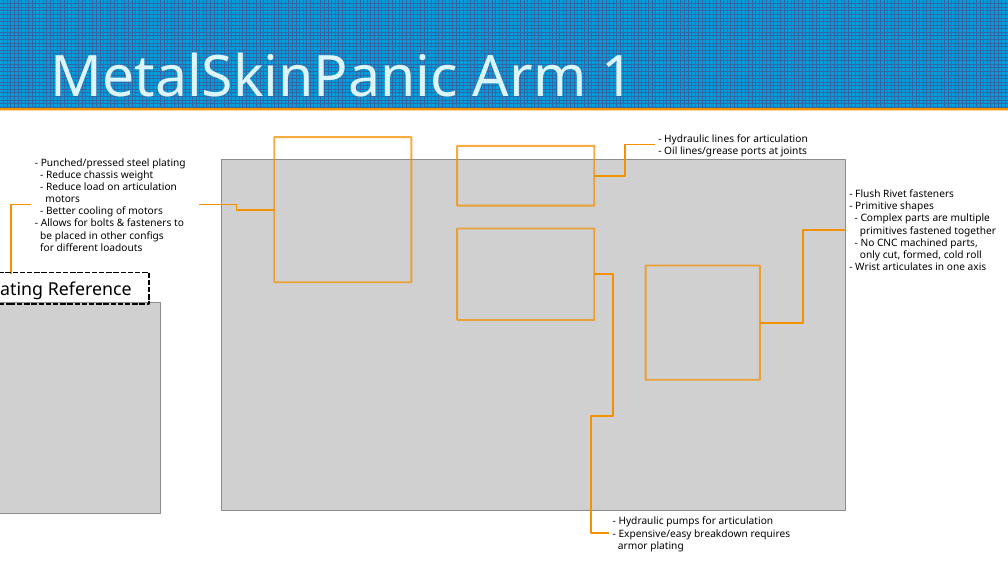
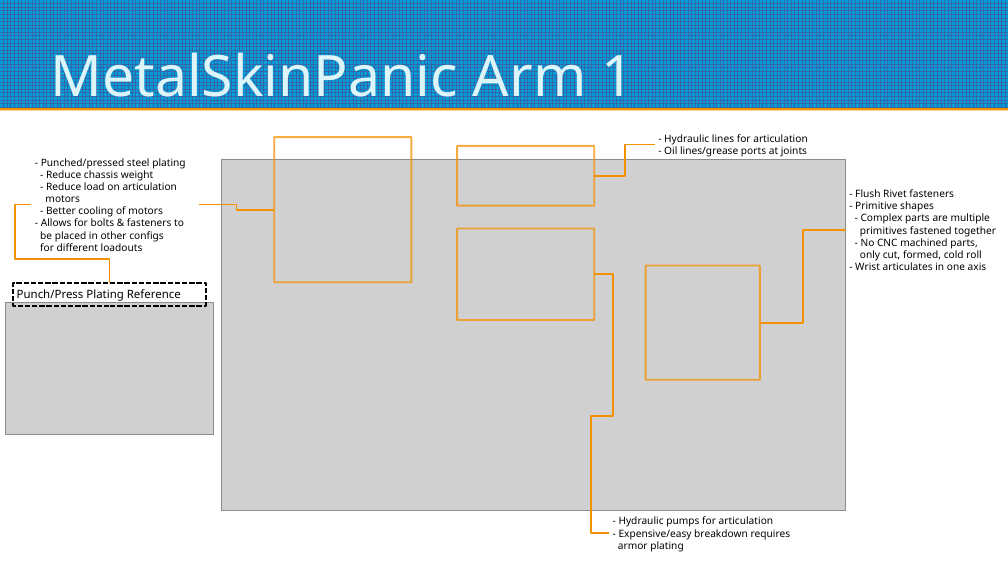
Before and after one commit to BarelyFunctionalCode/codename-uncapped, a slide deck: slide 2 of ArtReferences/Master Art Reference.odp. Drawn at 1008x567 pixels with LibreOffice and Linux fonts; fonts in the diff are those of the drawing; grey boxes stand for pictures. Boxes give left, top, right and bottom in pixels: in the first picture for what was removed or moved away, otherwise in the second. Text is boxed around its words. In the diff, an @@ line names an element or a change of style, - is before the commit and + after.

```diff
--- a/ArtReferences/Master Art Reference.odp
+++ b/ArtReferences/Master Art Reference.odp
@@ elbow line moved from (31, 205) - (11, 274) to (31, 205) - (110, 283) @@
@@ rectangle "Punch/Press Plating Reference": place and size @@
-rectangle "Punch/Press Plating Reference" at box(0, 273, 150, 304)
+rectangle "Punch/Press Plating Reference" at box(13, 283, 206, 306)
@@ rectangle "Punch/Press Plating Reference" at box(13, 283, 206, 306): size 14 to 9 pt @@
@@ picture: place and size @@
-picture at box(0, 303, 160, 514)
+picture at box(5, 303, 213, 434)
```
Also in this commit, not shown: 2 other slides changed, 1 other file.
